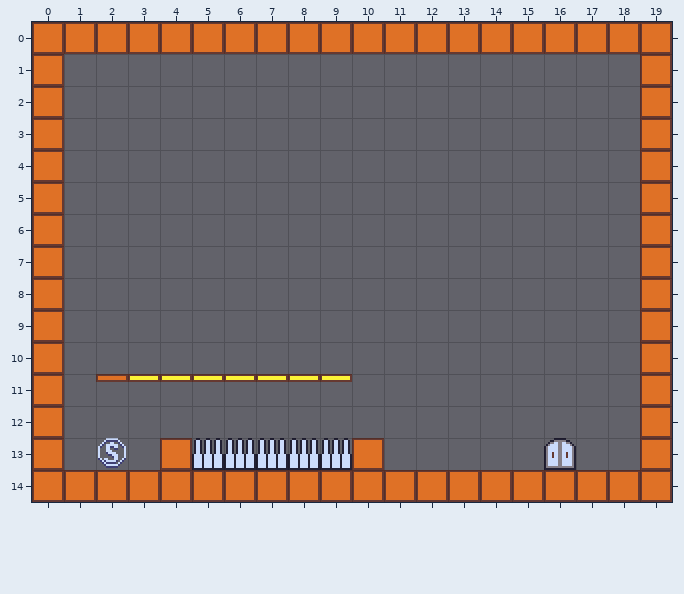
Two versions of a level (Tiled map, InstantDeath/assets/data/001.tmx). Above is the file before it was changed.
Cells are 16x16 px. Shown: x 0..19, y 0..14.
After the commit:
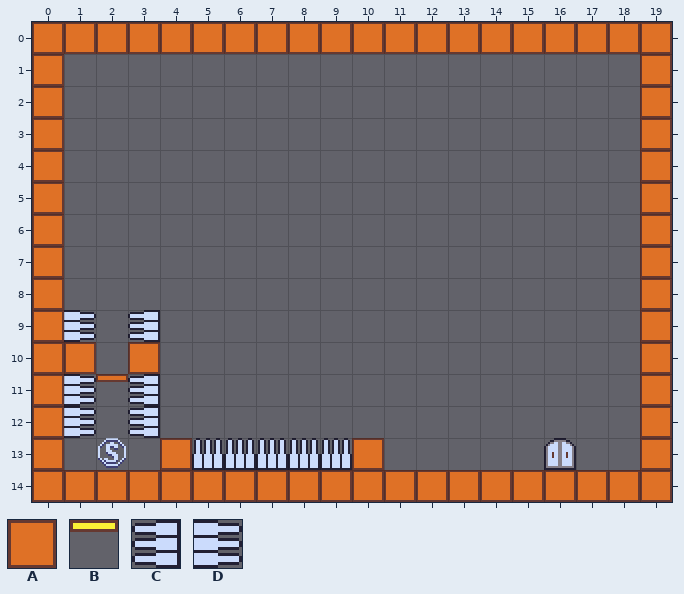
Key: from "tileset": A 0, B 2, C 17, D 18.
_ is an empty cell.
Commit: fixed #454 FlixelGames-454 一方向床の実装
Diff:
{"where": "layer \"object\""}
{"y":9,"x":1,"old":"_","new":"D"}
{"y":9,"x":3,"old":"_","new":"C"}
{"y":10,"x":1,"old":"_","new":"A"}
{"y":10,"x":3,"old":"_","new":"A"}
{"y":11,"x":1,"old":"_","new":"D"}
{"y":11,"x":3,"old":"BBBBBBB","new":"C______"}
{"y":12,"x":1,"old":"_","new":"D"}
{"y":12,"x":3,"old":"_","new":"C"}
